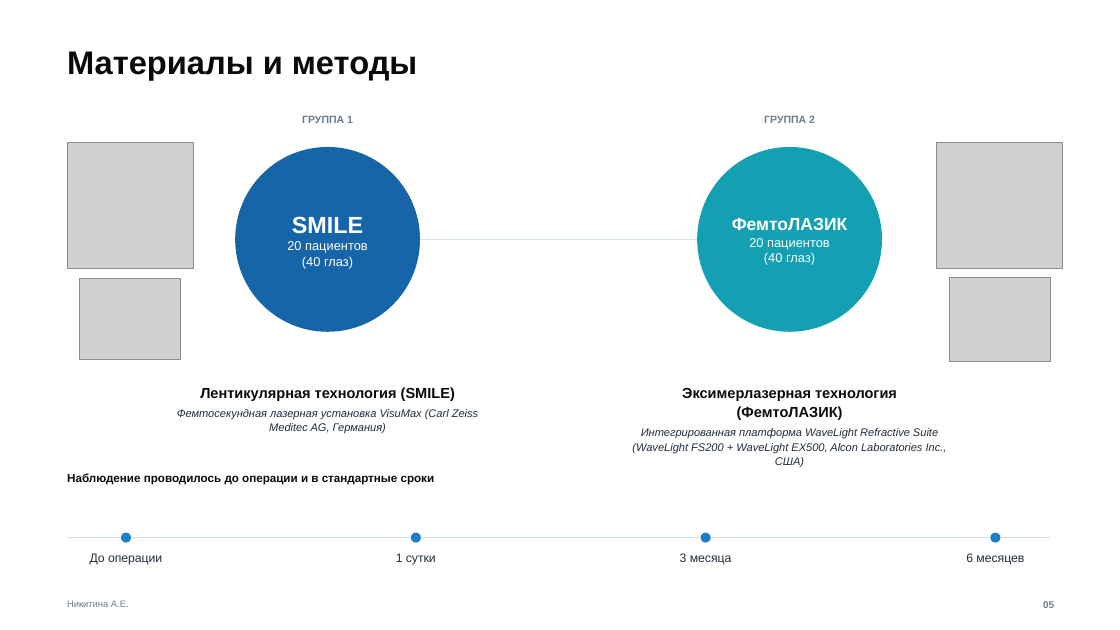
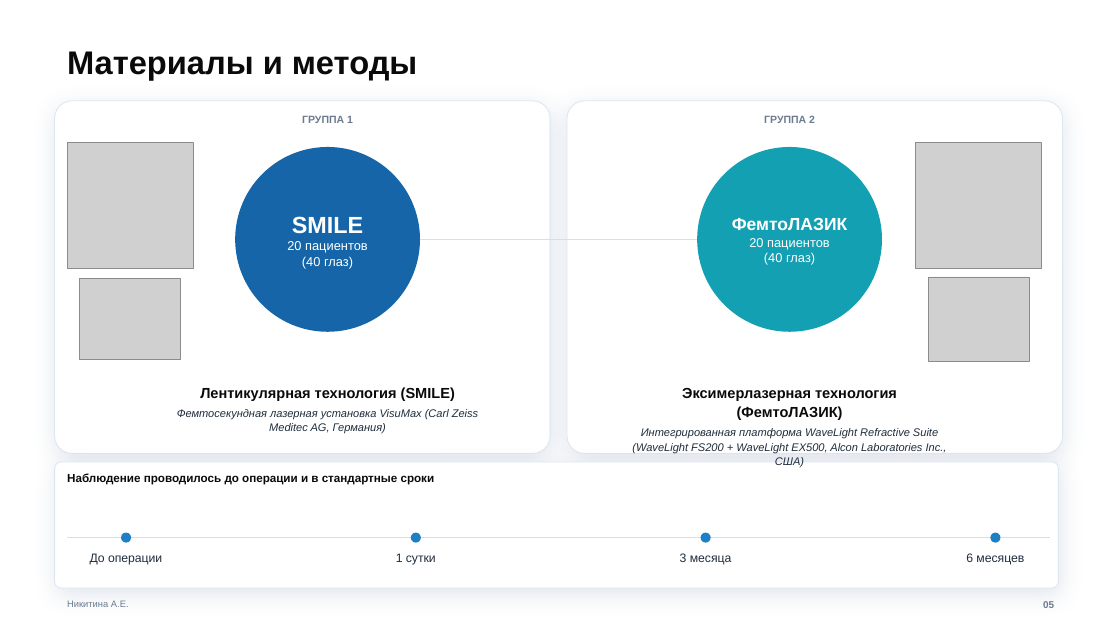
Before and after one commit to anastasianik2403-source/Mixed-astigmatism-calculator, a slide deck: slide 5 of presentations/Template1_Blue-Modern.pptx. Drawn at 1120x630 pixels with LibreOffice and Linux fonts; fonts in the diff are those of the drawing; grey boxes stand for pictures; background and template pictures are left out. Boxes give left, top, right and bottom in pixels: in the first picture for what was removed or moved away, otherwise in the second. Text is boxed around its words. In the diff, an @@ line names an element or a change of style, - is before the commit and + after.

```diff
--- a/presentations/Template1_Blue-Modern.pptx
+++ b/presentations/Template1_Blue-Modern.pptx
@@ rounded rectangle added at (55, 101, 550, 454), fill #FFFFFF, outline #DCE7F2 0.75 pt @@
@@ rounded rectangle added at (567, 101, 1063, 454), fill #FFFFFF, outline #DCE7F2 0.75 pt @@
@@ picture: place and size @@
-picture at (937, 143, 1063, 269)
+picture at (916, 143, 1042, 269)
@@ picture: place and size @@
-picture at (949, 277, 1050, 362)
+picture at (928, 277, 1029, 362)
@@ rounded rectangle added at (55, 462, 1059, 588), fill #FFFFFF, outline #DCE7F2 0.75 pt @@
```
Also in this commit, not shown: 12 other slides changed, 8 other files.
